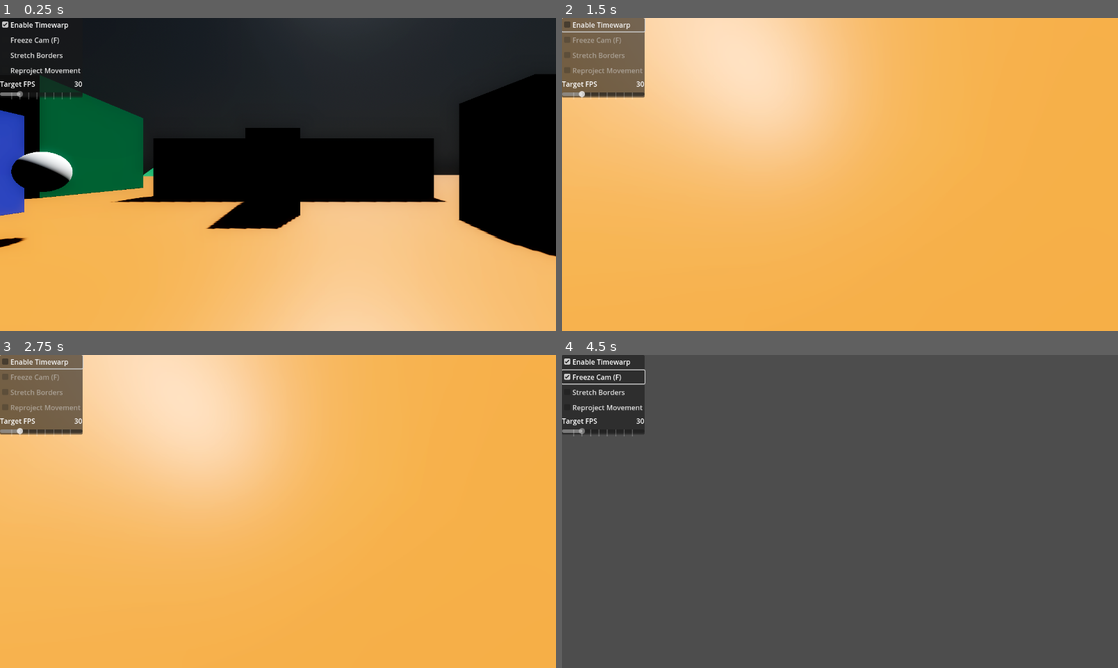
Above: before the commit, frames 1-4 (two rows, left to right).
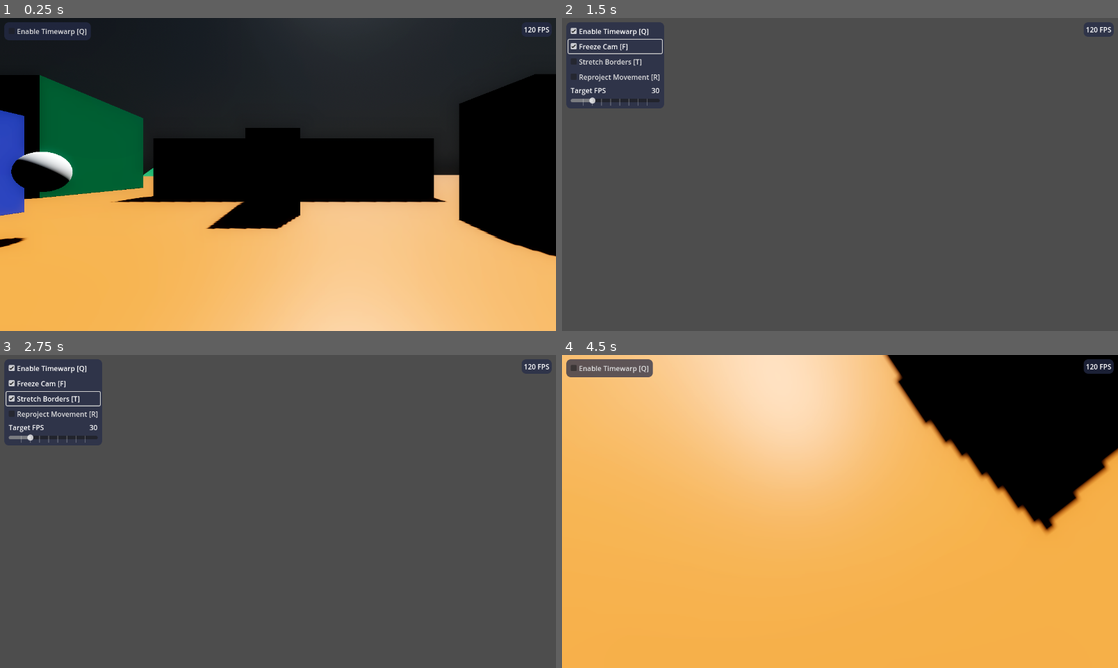
Above: after the commit, the same moments.

Repository: jacobcoughenour/AsyncTimewarpGodot
Game: Godot game, scene res://scene.tscn
Two runs of this game, one before a commit and one after it. Both use one fixed random seed, a clock stepped at 60 frames per second and the inputs below.
Inputs (mouse positions are in pixels of both pictures, inside the frame that each line leads up to):
- Up to frame 1 (0.25 s): no input
- Up to frame 2 (1.5 s): click "Enable Timewarp" (after the commit: "Enable Timewarp [Q]") at 0.5 s; click (617, 46) at 1.25 s, where only the run after the commit has a clickable "Freeze Cam [F]"
- Up to frame 3 (2.75 s): click (55, 398) at 2 s, where only the run after the commit has a clickable "Stretch Borders [T]"
- Up to frame 4 (4.5 s): click (617, 414) at 2.75 s, where only the run after the commit has a clickable "Reproject Movement [R]"; tap Enter at 3.5 s; move the mouse to (867, 511) at 3.52 s; hold W (move_forward) 3.53-4.25 s; tap Q (toggle_all) at 3.6 s; tap Space (move_jump) at 3.77 s; click (600, 376) at 4.25 s, where only the run before the commit has a clickable "Freeze Cam (F)"

The runs differ from the first frame. In frame 1, 1.8% of the frame differs, in the area x 0-100%, y 1-26%; in frame 2, 100%, in the area x 0-100%, y 0-100%; in frame 3, 100%; in frame 4, 100%.

Commit message:
Add movement reprojection

Diff:
--- a/depth.gdshader
+++ b/depth.gdshader
@@ -6,8 +6,6 @@
 }
 
 void fragment() {
-	// Place fragment code here.
-
-	float depth = texture(DEPTH_TEXTURE, SCREEN_UV).x;
+	float depth = textureLod(DEPTH_TEXTURE, SCREEN_UV, 0.0).r;
 	ALBEDO = vec3(depth);
 }
--- a/player.gd
+++ b/player.gd
@@ -11,20 +11,22 @@
 @onready var projection_rect: TextureRect = get_node("ProjectionRect")
 @onready var viewport: SubViewport = get_node("CameraPivot/SubViewport")
 @onready var camera: Camera3D = get_node("CameraPivot/SubViewport/Cam")
-@onready var depth_viewport: SubViewport = get_node("CameraPivot/DepthViewport")
-@onready var depth_camera: Camera3D = get_node("CameraPivot/DepthViewport/DepthCam")
-@onready var depth_quad: MeshInstance3D = get_node("CameraPivot/DepthViewport/DepthQuad")
-
-@onready var enabled_checkbox: CheckBox = get_node("ControlPanel/VBoxContainer/EnabledCheckbox")
-
-@onready var freeze_checkbox: CheckBox = get_node("ControlPanel/VBoxContainer/FreezeCheckbox")
-@onready var stretch_checkbox: CheckBox = get_node("ControlPanel/VBoxContainer/StretchCheckbox")
-@onready var reproject_checkbox: CheckBox = get_node("ControlPanel/VBoxContainer/ReprojectCheckbox")
-
-@onready var fps_slider: Slider = get_node("ControlPanel/VBoxContainer/TargetFPSSlider")
-@onready var fps_label: Label = get_node("ControlPanel/VBoxContainer/HBoxContainer/TargetFPSLabel")
-
-var is_enabled = true
+@onready var depth_viewport: SubViewport = get_node("SubViewportContainer/DepthViewport")
+@onready var depth_camera: Camera3D = get_node("SubViewportContainer/DepthViewport/DepthCam")
+@onready var depth_quad: MeshInstance3D = get_node("SubViewportContainer/DepthViewport/DepthQuad")
+
+@onready var enabled_checkbox: CheckBox = get_node("%EnabledCheckbox")
+
+@onready var vbox_container: VBoxContainer = get_node("%CollapseContainer")
+
+@onready var freeze_checkbox: CheckBox = get_node("%FreezeCheckbox")
+@onready var stretch_checkbox: CheckBox = get_node("%StretchCheckbox")
+@onready var reproject_checkbox: CheckBox = get_node("%ReprojectCheckbox")
+
+@onready var fps_slider: Slider = get_node("%TargetFPSSlider")
+@onready var fps_label: Label = get_node("%TargetFPSLabel")
+
+var is_enabled = false
 
 var stretch_borders = false
 var reproject_movement = false
@@ -34,6 +36,7 @@
 func _ready():
 	var img = viewport.get_texture()
 	var depth = depth_viewport.get_texture()
+
 	var mat = projection_rect.material as ShaderMaterial
 	mat.set_shader_parameter("cam_texture", img)
 	mat.set_shader_parameter("depth_texture", depth)
@@ -46,10 +49,7 @@
 	enabled_checkbox.button_pressed = is_enabled
 	enabled_checkbox.toggled.connect(enable_toggled)
 
-	freeze_checkbox.disabled = !is_enabled
-	stretch_checkbox.disabled = !is_enabled
-	reproject_checkbox.disabled = !is_enabled
-	fps_slider.editable = !is_enabled
+	vbox_container.visible = is_enabled
 
 	freeze_checkbox.button_pressed = freeze_cam
 	freeze_checkbox.toggled.connect(freeze_toggled)
@@ -68,10 +68,7 @@
 
 func enable_toggled(val: bool):
 	is_enabled = val
-	freeze_checkbox.disabled = !is_enabled
-	stretch_checkbox.disabled = !is_enabled
-	reproject_checkbox.disabled = !is_enabled
-	fps_slider.editable = !is_enabled
+	vbox_container.visible = is_enabled
 
 func freeze_toggled(val: bool):
 	freeze_cam = val
@@ -95,10 +92,7 @@
 	if Input.is_action_just_pressed("toggle_all"):
 		is_enabled = !is_enabled
 		enabled_checkbox.button_pressed = is_enabled
-		freeze_checkbox.disabled = !is_enabled
-		stretch_checkbox.disabled = !is_enabled
-		reproject_checkbox.disabled = !is_enabled
-		fps_slider.editable = !is_enabled
+		vbox_container.visible = is_enabled
 
 	if Input.is_action_just_pressed("toggle_freeze"):
 		freeze_cam = !freeze_cam
@@ -158,7 +152,7 @@
 			next_frame = 0
 
 			viewport.render_target_update_mode = SubViewport.UPDATE_ONCE
-			depth_viewport.render_target_update_mode = SubViewport.UPDATE_ONCE
+#			depth_viewport.render_target_update_mode = SubViewport.UPDATE_ONCE
 
 	#		await RenderingServer.frame_post_draw
 
@@ -177,10 +171,12 @@
 	#		depth_viewport.render_target_update_mode = SubViewport.UPDATE_DISABLED
 		else:
 			viewport.render_target_update_mode = SubViewport.UPDATE_DISABLED
-			depth_viewport.render_target_update_mode = SubViewport.UPDATE_DISABLED
+#			depth_viewport.render_target_update_mode = SubViewport.UPDATE_DISABLED
 			next_frame += delta
 	else:
 		viewport.render_target_update_mode = SubViewport.UPDATE_ALWAYS
+		depth_viewport.render_target_update_mode = SubViewport.UPDATE_ALWAYS
+
 
 
 func _physics_process(delta):
--- a/player.tscn
+++ b/player.tscn
@@ -6,21 +6,13 @@
 
 [sub_resource type="CapsuleShape3D" id="CapsuleShape3D_ncynv"]
 
-[sub_resource type="ShaderMaterial" id="ShaderMaterial_sdf5c"]
-render_priority = 0
-shader = ExtResource("2_e8qh0")
-
-[sub_resource type="QuadMesh" id="QuadMesh_rnsxe"]
-flip_faces = true
-size = Vector2(2, 2)
-
-[sub_resource type="ShaderMaterial" id="ShaderMaterial_nh0e3"]
+[sub_resource type="ShaderMaterial" id="ShaderMaterial_hoydj"]
 shader = ExtResource("2_vemwh")
 shader_parameter/bottom_left = null
 shader_parameter/bottom_right = null
 shader_parameter/cam_forward = null
 shader_parameter/cam_pos = null
-shader_parameter/clear_color = Color(1, 0, 1, 1)
+shader_parameter/clear_color = null
 shader_parameter/far_clip = null
 shader_parameter/frozen_bottom_left = null
 shader_parameter/frozen_bottom_right = null
@@ -34,14 +26,35 @@
 shader_parameter/near_clip = null
 shader_parameter/projection_matrix = null
 shader_parameter/reproject_movement = null
+shader_parameter/reprojection_distance = null
+shader_parameter/reprojection_steps = null
 shader_parameter/stretch_borders = null
 shader_parameter/tint = null
 shader_parameter/top_left = null
 shader_parameter/top_right = null
 shader_parameter/world_to_camera_matrix = null
 
-[sub_resource type="ViewportTexture" id="ViewportTexture_hu2cp"]
-viewport_path = NodePath("CameraPivot/SubViewport")
+[sub_resource type="ViewportTexture" id="ViewportTexture_gi36m"]
+viewport_path = NodePath("CameraPivot/DepthViewport")
+
+[sub_resource type="ShaderMaterial" id="ShaderMaterial_sdf5c"]
+render_priority = 0
+shader = ExtResource("2_e8qh0")
+
+[sub_resource type="QuadMesh" id="QuadMesh_rnsxe"]
+flip_faces = true
+size = Vector2(2, 2)
+
+[sub_resource type="StyleBoxFlat" id="StyleBoxFlat_m56w6"]
+content_margin_left = 5.0
+content_margin_top = 5.0
+content_margin_right = 5.0
+content_margin_bottom = 5.0
+bg_color = Color(0.145098, 0.168627, 0.282353, 0.737255)
+corner_radius_top_left = 10
+corner_radius_top_right = 10
+corner_radius_bottom_right = 10
+corner_radius_bottom_left = 10
 
 [node name="Player" type="CharacterBody3D"]
 script = ExtResource("1_i7plm")
@@ -60,9 +73,28 @@
 [node name="Cam" type="Camera3D" parent="CameraPivot/SubViewport"]
 cull_mask = 983039
 
-[node name="DepthViewport" type="SubViewport" parent="CameraPivot"]
+[node name="ProjectionRect" type="TextureRect" parent="."]
+material = SubResource("ShaderMaterial_hoydj")
+anchors_preset = 15
+anchor_right = 1.0
+anchor_bottom = 1.0
+grow_horizontal = 2
+grow_vertical = 2
+texture = SubResource("ViewportTexture_gi36m")
 
-[node name="DepthQuad" type="MeshInstance3D" parent="CameraPivot/DepthViewport"]
+[node name="SubViewportContainer" type="SubViewportContainer" parent="."]
+visible = false
+offset_left = 923.0
+offset_top = 472.0
+offset_right = 1255.0
+offset_bottom = 693.0
+stretch = true
+
+[node name="DepthViewport" type="SubViewport" parent="SubViewportContainer"]
+handle_input_locally = false
+render_target_update_mode = 0
+
+[node name="DepthQuad" type="MeshInstance3D" parent="SubViewportContainer/DepthViewport"]
 visible = false
 layers = 65536
 material_override = SubResource("ShaderMaterial_sdf5c")
@@ -70,55 +102,93 @@
 extra_cull_margin = 16384.0
 mesh = SubResource("QuadMesh_rnsxe")
 
-[node name="DepthCam" type="Camera3D" parent="CameraPivot/DepthViewport"]
+[node name="DepthCam" type="Camera3D" parent="SubViewportContainer/DepthViewport"]
 
-[node name="ProjectionRect" type="TextureRect" parent="."]
-material = SubResource("ShaderMaterial_nh0e3")
-anchors_preset = 15
-anchor_right = 1.0
-anchor_bottom = 1.0
-grow_horizontal = 2
-grow_vertical = 2
-texture = SubResource("ViewportTexture_hu2cp")
+[node name="MarginContainer" type="MarginContainer" parent="."]
+offset_right = 219.0
+offset_bottom = 54.0
+theme_override_constants/margin_left = 10
+theme_override_constants/margin_top = 10
+theme_override_constants/margin_right = 10
+theme_override_constants/margin_bottom = 10
 
-[node name="ControlPanel" type="PanelContainer" parent="."]
-offset_right = 40.0
-offset_bottom = 40.0
+[node name="ControlPanel" type="PanelContainer" parent="MarginContainer"]
+layout_mode = 2
+theme_override_styles/panel = SubResource("StyleBoxFlat_m56w6")
 
-[node name="VBoxContainer" type="VBoxContainer" parent="ControlPanel"]
+[node name="VBoxContainer" type="VBoxContainer" parent="MarginContainer/ControlPanel"]
 layout_mode = 2
 
-[node name="EnabledCheckbox" type="CheckBox" parent="ControlPanel/VBoxContainer"]
+[node name="EnabledCheckbox" type="CheckBox" parent="MarginContainer/ControlPanel/VBoxContainer"]
+unique_name_in_owner = true
 layout_mode = 2
-text = "Enable Timewarp"
+text = "Enable Timewarp [Q]"
 
-[node name="FreezeCheckbox" type="CheckBox" parent="ControlPanel/VBoxContainer"]
-layout_mode = 2
-text = "Freeze Cam (F)"
-
-[node name="StretchCheckbox" type="CheckBox" parent="ControlPanel/VBoxContainer"]
-layout_mode = 2
-text = "Stretch Borders"
-
-[node name="ReprojectCheckbox" type="CheckBox" parent="ControlPanel/VBoxContainer"]
-layout_mode = 2
-text = "Reproject Movement"
-
-[node name="HBoxContainer" type="HBoxContainer" parent="ControlPanel/VBoxContainer"]
+[node name="CollapseContainer" type="VBoxContainer" parent="MarginContainer/ControlPanel/VBoxContainer"]
+unique_name_in_owner = true
+visible = false
 layout_mode = 2
 
-[node name="Label" type="Label" parent="ControlPanel/VBoxContainer/HBoxContainer"]
+[node name="FreezeCheckbox" type="CheckBox" parent="MarginContainer/ControlPanel/VBoxContainer/CollapseContainer"]
+unique_name_in_owner = true
+layout_mode = 2
+text = "Freeze Cam [F]"
+
+[node name="StretchCheckbox" type="CheckBox" parent="MarginContainer/ControlPanel/VBoxContainer/CollapseContainer"]
+unique_name_in_owner = true
+layout_mode = 2
+text = "Stretch Borders [T]"
+
+[node name="ReprojectCheckbox" type="CheckBox" parent="MarginContainer/ControlPanel/VBoxContainer/CollapseContainer"]
+unique_name_in_owner = true
+layout_mode = 2
+text = "Reproject Movement [R]"
+
+[node name="MarginContainer" type="MarginContainer" parent="MarginContainer/ControlPanel/VBoxContainer/CollapseContainer"]
+layout_mode = 2
+theme_override_constants/margin_left = 5
+theme_override_constants/margin_right = 5
+theme_override_constants/margin_bottom = 5
+
+[node name="VBoxContainer" type="VBoxContainer" parent="MarginContainer/ControlPanel/VBoxContainer/CollapseContainer/MarginContainer"]
+layout_mode = 2
+
+[node name="HBoxContainer" type="HBoxContainer" parent="MarginContainer/ControlPanel/VBoxContainer/CollapseContainer/MarginContainer/VBoxContainer"]
+layout_mode = 2
+
+[node name="Label" type="Label" parent="MarginContainer/ControlPanel/VBoxContainer/CollapseContainer/MarginContainer/VBoxContainer/HBoxContainer"]
 layout_mode = 2
 size_flags_horizontal = 3
 text = "Target FPS"
 
-[node name="TargetFPSLabel" type="Label" parent="ControlPanel/VBoxContainer/HBoxContainer"]
+[node name="TargetFPSLabel" type="Label" parent="MarginContainer/ControlPanel/VBoxContainer/CollapseContainer/MarginContainer/VBoxContainer/HBoxContainer"]
+unique_name_in_owner = true
 layout_mode = 2
 text = "20"
 
-[node name="TargetFPSSlider" type="HSlider" parent="ControlPanel/VBoxContainer"]
+[node name="TargetFPSSlider" type="HSlider" parent="MarginContainer/ControlPanel/VBoxContainer/CollapseContainer/MarginContainer/VBoxContainer"]
+unique_name_in_owner = true
 layout_mode = 2
 min_value = 10.0
 step = 10.0
 value = 10.0
 tick_count = 10
+
+[node name="MarginContainer2" type="MarginContainer" parent="."]
+anchors_preset = 1
+anchor_left = 1.0
+anchor_right = 1.0
+offset_left = -10.0
+offset_bottom = 10.0
+grow_horizontal = 0
+theme_override_constants/margin_top = 10
+theme_override_constants/margin_right = 10
+
+[node name="Panel" type="PanelContainer" parent="MarginContainer2"]
+layout_mode = 2
+theme_override_styles/panel = SubResource("StyleBoxFlat_m56w6")
+
+[node name="FpsLabel" type="Label" parent="MarginContainer2/Panel"]
+layout_mode = 2
+text = "120 FPS"
+vertical_alignment = 1
--- a/projector.gdshader
+++ b/projector.gdshader
@@ -35,15 +35,16 @@
 uniform bool stretch_borders = true;
 uniform bool reproject_movement = false;
 
-varying vec3 vert;
+uniform int reprojection_steps : hint_range(10, 500) = 500;
+uniform float reprojection_distance : hint_range(2, 100) = 10;
 
 void vertex() {
 	VERTEX = (MODEL_MATRIX * vec4(VERTEX, 0.0, 1.0)).xy;
 }
 
-vec2 WorldToScreenPos(vec3 pos, mat4 CameraProjection, mat4 WorldToCamera, vec3 CameraPosition, vec2 TextureSize) {
-	pos = pos - CameraPosition;
-	vec4 p = CameraProjection * vec4((WorldToCamera * vec4(pos, 0.0f)).xyz, 1.0f);
+vec2 world_to_screen_pos(vec3 pos, mat4 proj_matrix, mat4 view_matrix, vec3 cam_origin) {
+	pos = pos - cam_origin;
+	vec4 p = proj_matrix * vec4((view_matrix * vec4(pos, 0.0f)).xyz, 1.0f);
 	vec3 pd = p.xyz / p.w;
 	return vec2(
 		pd.x * 0.5 + 0.5,
@@ -51,29 +52,111 @@
 	);
 }
 
+float depth(vec2 uv) {
+	float b = texture(depth_texture, uv).r;
+	// this is how LinearEyeDepth() from unity works
+	return 1.0 / (((1.0 - far_clip / near_clip) / far_clip) * b + ((far_clip / near_clip) / far_clip));
+}
+
 void fragment() {
 
 	if (is_enabled) {
 		// map the screen pos to world space
-		vec3 cam_point = mix(mix(top_left, top_right, UV.x), mix(bottom_left, bottom_right, UV.x), UV.y);
-		vec3 cam_point_frozen = mix(mix(frozen_top_left, frozen_top_right, UV.x), mix(frozen_bottom_left, frozen_bottom_right, UV.x), UV.y);
+		vec3 cam_ray = mix(mix(top_left, top_right, UV.x), mix(bottom_left, bottom_right, UV.x), UV.y);
+		vec3 cam_ray_frozen = mix(mix(frozen_top_left, frozen_top_right, UV.x), mix(frozen_bottom_left, frozen_bottom_right, UV.x), UV.y);
+		vec2 uv3;
 
-		vec3 ray_start = cam_pos;
-		vec3 ray_pos = ray_start;
-		vec3 ray_end = cam_pos + cam_forward * 10.0f;
+		bool occluded = false;
 
-		vec2 size = vec2(textureSize(cam_texture, 0));
+		if (reproject_movement) {
 
-		vec2 uv3 = WorldToScreenPos(frozen_cam_pos + cam_point, frozen_projection_matrix, frozen_world_to_camera_matrix, frozen_cam_pos, size);
+			vec3 ray_pos = cam_pos;
+			vec3 ray_end = cam_pos + cam_forward * 10.0f;
+
+			float step_size = reprojection_distance / float(reprojection_steps);
+			float distance_from_world_to_pos;
+
+			for (int i = 0; i < reprojection_steps; i++) {
+
+				// step ray forward
+				ray_pos += cam_ray * step_size;
+
+				vec2 uv4 = world_to_screen_pos(
+								ray_pos,
+								frozen_projection_matrix,
+								frozen_world_to_camera_matrix,
+								frozen_cam_pos);
+
+				vec3 cam_norm = normalize(ray_pos - frozen_cam_pos);
+
+				// trace depth texture
+				float d = dot(frozen_cam_forward, cam_norm);
+				float dist = depth(UV) / d;
+				vec3 world_pos = frozen_cam_pos + cam_norm * dist;
+
+				float distance_to_ray = distance(frozen_cam_pos, ray_pos);
+				float distance_to_world = distance(frozen_cam_pos, world_pos);
+
+				distance_from_world_to_pos = distance_to_ray - distance_to_world;
+
+				if (distance_from_world_to_pos > step_size) {
+					occluded = true;
+				}
+				if (distance_from_world_to_pos > 0.0f) {
+					break;
+				}
+			}
+
+			uv3 = world_to_screen_pos(
+					ray_pos,
+					frozen_projection_matrix,
+					frozen_world_to_camera_matrix,
+					frozen_cam_pos);
+
+		} else {
+		 	uv3 = world_to_screen_pos(
+					frozen_cam_pos + cam_ray,
+					frozen_projection_matrix,
+					frozen_world_to_camera_matrix,
+					frozen_cam_pos);
+		}
 
 
-
+		COLOR = texture(cam_texture, uv3);
 
 		if ((uv3.x < 0.0 || uv3.y < 0.0 || uv3.x > 1.0 || uv3.y > 1.0) && !stretch_borders) {
 			COLOR = vec4(clear_color.rgb, 1.0);
-		} else {
-			COLOR = texture(cam_texture, uv3);
 		}
+
+		if (occluded) {
+			vec2 OffsetUVLeft     = uv3 + vec2(1, 0)  * 0.01f;
+			vec2 OffsetUVRight    = uv3 + vec2(0, 1)  * 0.01f;
+			vec2 OffsetUVTop      = uv3 + vec2(-1, 0) * 0.01f;
+			vec2 OffsetUVDown     = uv3 + vec2(0, -1) * 0.01f;
+
+			vec3 MainTexLeft      = texture(cam_texture, OffsetUVLeft ).rgb;
+			vec3 MainTexRight     = texture(cam_texture, OffsetUVRight).rgb;
+			vec3 MainTexTop       = texture(cam_texture, OffsetUVTop  ).rgb;
+			vec3 MainTexDown      = texture(cam_texture, OffsetUVDown ).rgb;
+
+			float Depth             = depth(uv3);
+			float DepthLeft         = depth(OffsetUVLeft );
+			float DepthRight        = depth(OffsetUVRight);
+			float DepthTop          = depth(OffsetUVTop  );
+			float DepthDown         = depth(OffsetUVDown );
+
+			// Find the furthest away one of these five samples
+			float FurthestDepth = max(max(max(max(Depth, DepthLeft), DepthRight), DepthTop), DepthDown);
+			if (FurthestDepth == DepthLeft)
+				COLOR = vec4(MainTexLeft, 1.0f);
+			if (FurthestDepth == DepthRight)
+				COLOR = vec4(MainTexRight, 1.0f);
+			if (FurthestDepth == DepthTop)
+				COLOR = vec4(MainTexTop, 1.0f);
+			if (FurthestDepth == DepthDown)
+				COLOR = vec4(MainTexDown, 1.0f);
+		}
+
 	} else {
 		COLOR = texture(cam_texture, UV);
 	}
Not shown: 1 places in player.tscn that only renumber resources
